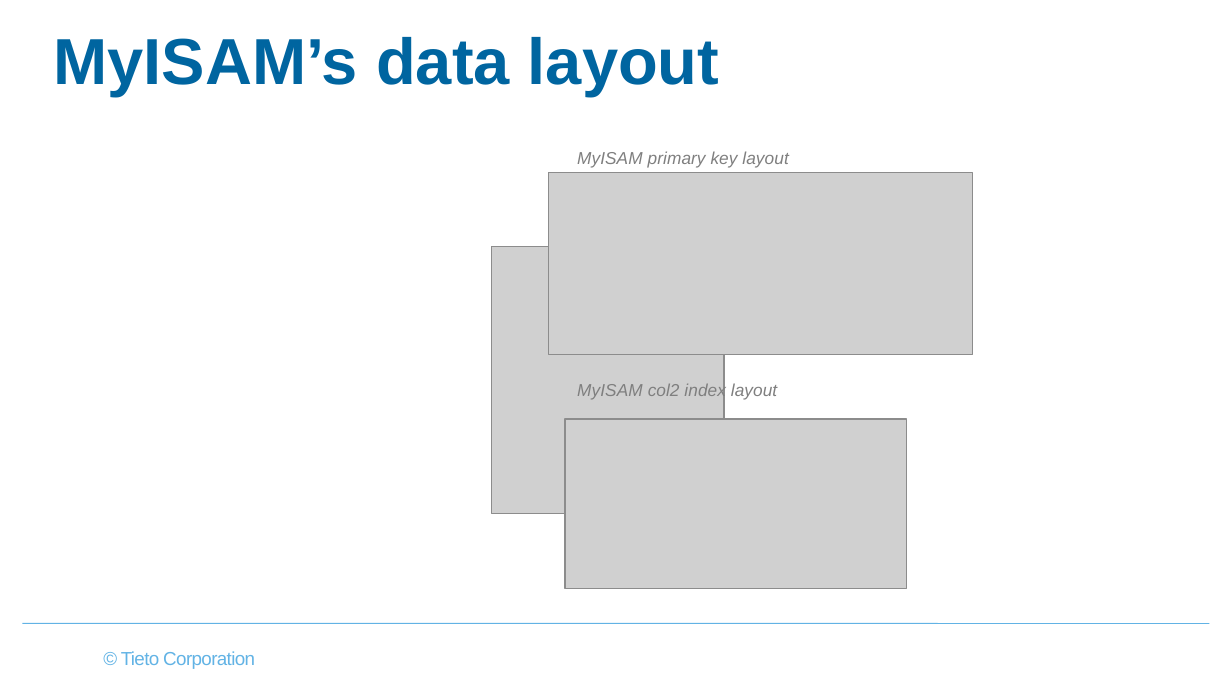
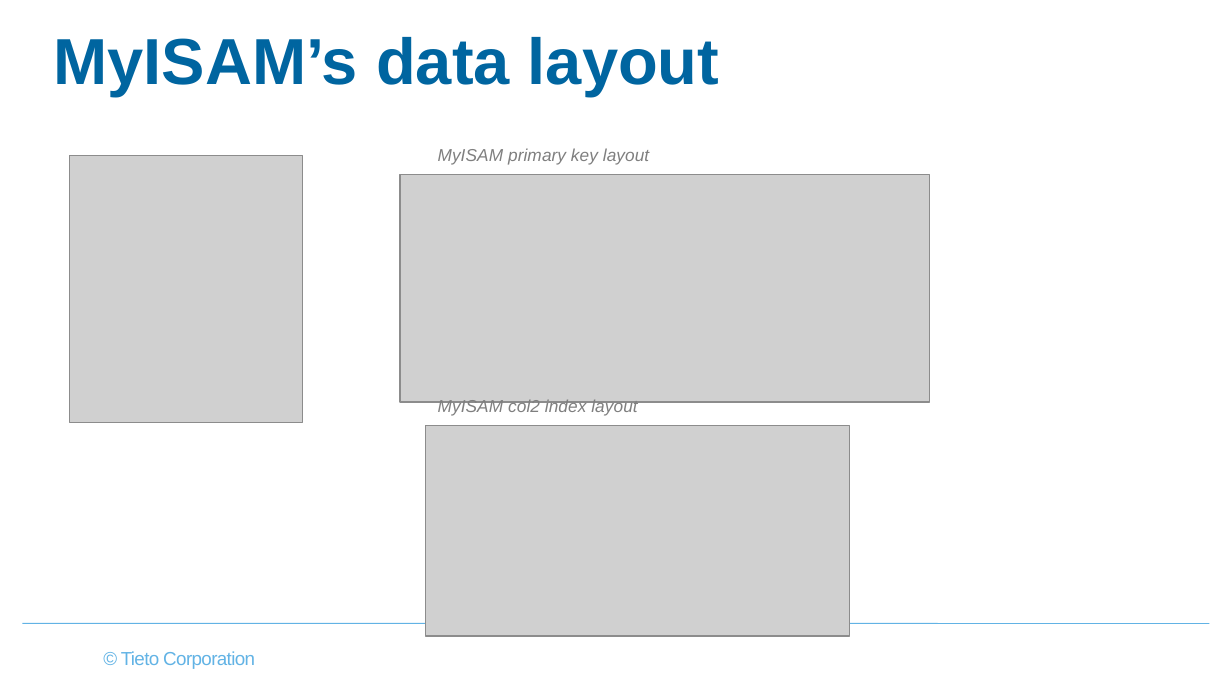
Before and after one commit to virh/case-study, a slide deck: slide 21 of vitess/MySQL Index & Orchestrator.pptx. Drawn at 1232x693 pixels with LibreOffice and Linux fonts; fonts in the diff are those of the drawing; grey boxes stand for pictures; background and template pictures are left out. Boxes give left, top, right and bottom in pixels: in the first picture for what was removed or moved away, otherwise in the second. Text is boxed around its words. In the diff, an @@ line names an element or a change of style, - is before the commit and + after.

```diff
--- a/vitess/MySQL Index & Orchestrator.pptx
+++ b/vitess/MySQL Index & Orchestrator.pptx
@@ text "MyISAM primary key layout": place and size @@
-text "MyISAM primary key layout" at bbox=[577, 151, 788, 167]
+text "MyISAM primary key layout" at bbox=[438, 148, 649, 165]
@@ picture: place and size @@
-picture at bbox=[492, 246, 724, 514]
+picture at bbox=[70, 155, 303, 423]
@@ picture: place and size @@
-picture at bbox=[548, 172, 972, 355]
+picture at bbox=[400, 175, 930, 402]
@@ text "MyISAM col2 index layout": place and size @@
-text "MyISAM col2 index layout" at bbox=[577, 382, 777, 400]
+text "MyISAM col2 index layout" at bbox=[438, 399, 637, 416]
@@ picture: place and size @@
-picture at bbox=[565, 419, 907, 589]
+picture at bbox=[425, 425, 849, 636]
```
Also in this commit, not shown: 28 other slides changed, 1 slide added, 1 slide removed.
